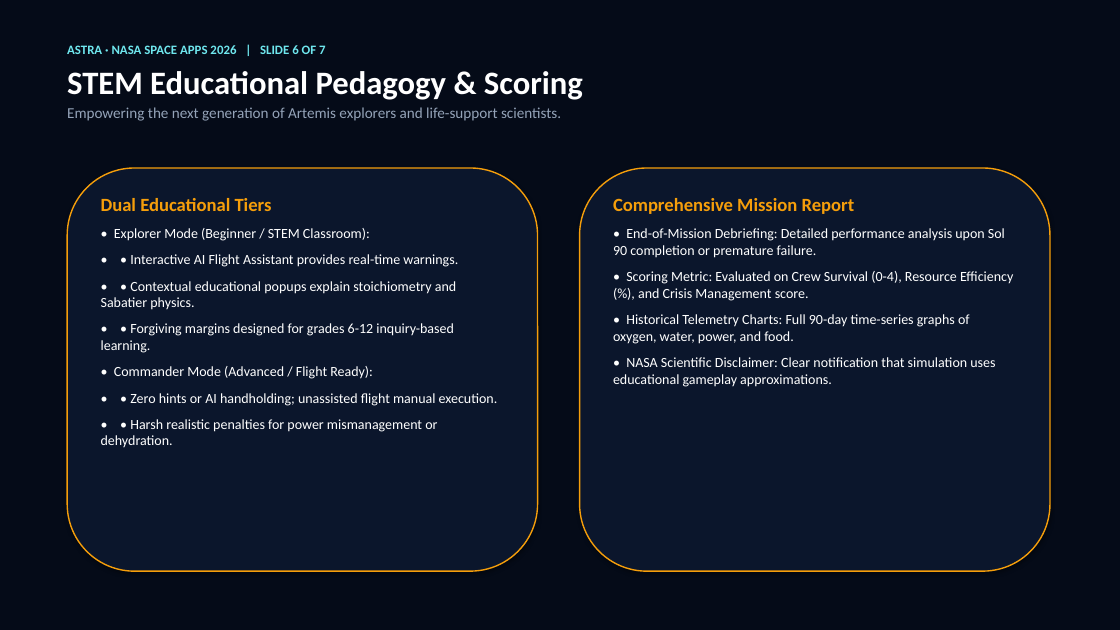
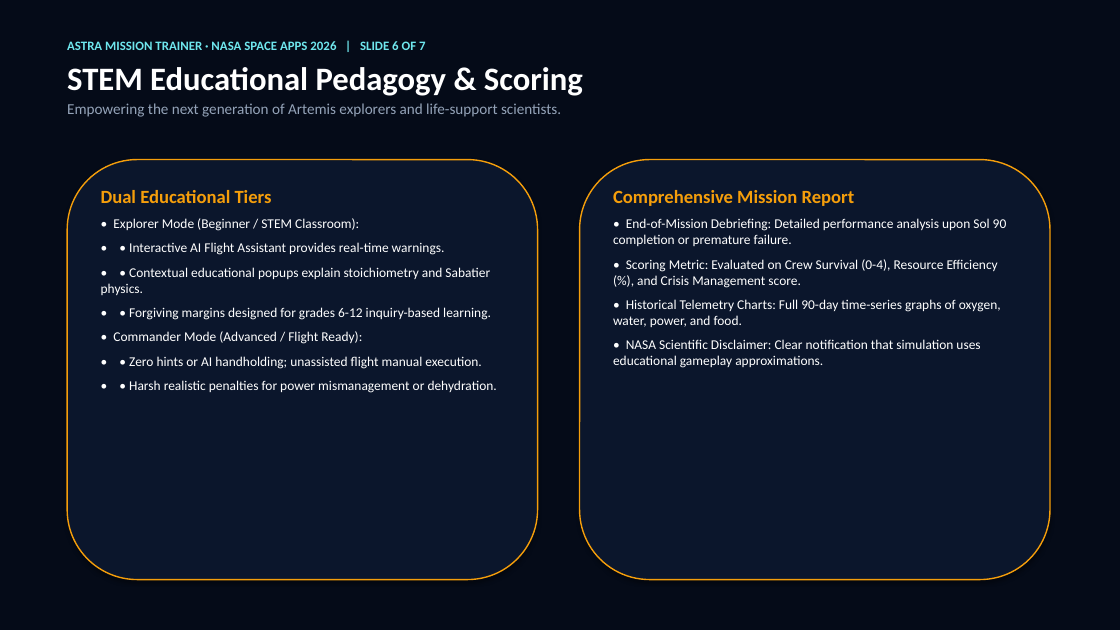
Before and after one commit to shivavaibhav200407/nasa, a slide deck: slide 6 of ASTRA_NASA_SpaceApps_Presentation.pptx. Drawn at 1120x630 pixels with LibreOffice and Linux fonts; fonts in the diff are those of the drawing. Boxes give left, top, right and bottom in pixels: in the first picture for what was removed or moved away, otherwise in the second. Text is boxed around its words. In the diff, an @@ line names an element or a change of style, - is before the commit and + after.

```diff
--- a/ASTRA_NASA_SpaceApps_Presentation.pptx
+++ b/ASTRA_NASA_SpaceApps_Presentation.pptx
@@ text at (x1=67, y1=41, x2=425, y2=50): text changed @@
-ASTRA · NASA SPACE APPS 2026 | SLIDE 6 OF 7
+ASTRA MISSION TRAINER · NASA SPACE APPS 2026 | SLIDE 6 OF 7
@@ rounded rectangle resized from (x1=67, y1=168, x2=538, y2=571) to (x1=67, y1=160, x2=538, y2=580) @@
@@ rounded rectangle resized from (x1=580, y1=168, x2=1050, y2=571) to (x1=580, y1=160, x2=1050, y2=580) @@
@@ text "Dual Educational Tiers" moved from (x1=101, y1=198, x2=498, y2=448) to (x1=101, y1=190, x2=497, y2=393) @@
@@ text "Comprehensive Mission Report" moved from (x1=613, y1=198, x2=1013, y2=387) to (x1=613, y1=190, x2=1007, y2=368) @@
@@ text at (x1=101, y1=218, x2=497, y2=393): size 12 to 11.5 pt; less space between paragraphs @@
@@ text at (x1=613, y1=218, x2=1007, y2=368): size 12 to 11.5 pt; less space between paragraphs @@
```
Also in this commit, not shown: 6 other slides changed, 1 other file.
